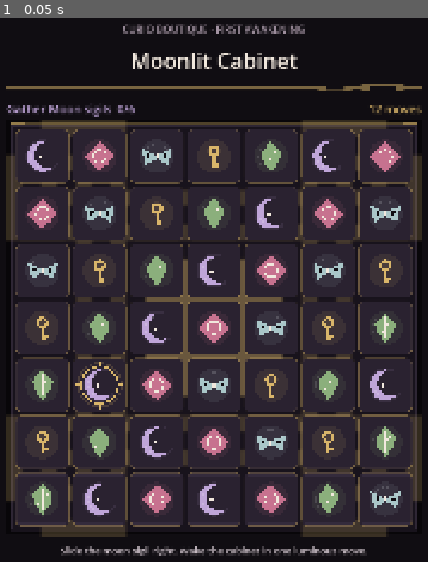
Above: before the commit, frame 1.
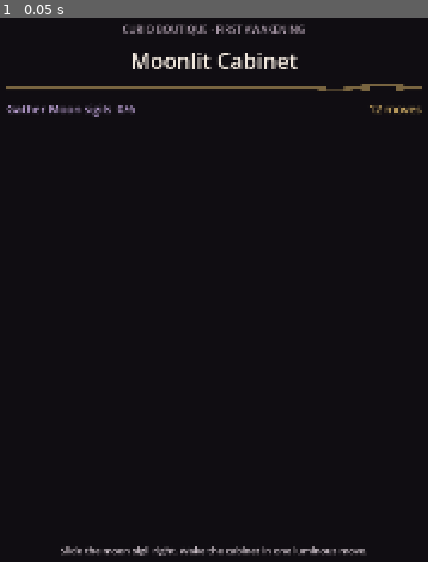
Above: after the commit, the same moment.

Repository: Jay-prodesign/akilta-match3
Game: Godot game, scene res://src/app/app_bootstrap.tscn
The game is run twice, just before and just after one commit, with the same random seed, the same clock (stepped at 60 frames per second) and the same inputs.
Inputs:
- Up to frame 1 (0.05 s): no input

The runs differ from the first frame. In frame 1, 67% of the frame differs, in the area x 1-99%, y 18-96%.
Error after the commit: Parse Error: Variable "_candidate_frame_texture" has the same name as a previously declared variable. (res://src/match3/presentation/board_view.gd:53)

Commit message:
fix: load candidate UI chrome without import cache

Diff:
--- a/src/match3/presentation/board_view.gd
+++ b/src/match3/presentation/board_view.gd
@@ -49,6 +49,7 @@
 var _motion_active: bool = false
 var _motion_items: Array[Dictionary] = []
 var _reveal_at: Dictionary = {}
+var _candidate_frame_texture: Texture2D
 var _candidate_frame_texture: ImageTexture
 
 func _ready() -> void:
--- a/src/ui/gameplay/gameplay_screen.gd
+++ b/src/ui/gameplay/gameplay_screen.gd
@@ -24,6 +24,7 @@
 
 @onready var eyebrow_label: Label = $Layout/Eyebrow
 @onready var title_label: Label = $Layout/Title
+@onready var title_divider: TextureRect = $Layout/TitleDivider
 @onready var board_view = $Layout/BoardView
 @onready var objective_label: Label = $Layout/HUD/Objective
 @onready var moves_label: Label = $Layout/HUD/Moves
@@ -188,3 +189,14 @@
 	divider.stretch_mode = TextureRect.STRETCH_SCALE
 	layout.add_child(divider)
 	layout.move_child(divider, min(2, layout.get_child_count() - 1))
+
+
+func _load_candidate_divider() -> void:
+	if title_divider == null:
+		return
+	var path := "res://assets/candidate/third_party/kenney/fantasy-ui-borders/divider-004.png"
+	var image := Image.load_from_file(ProjectSettings.globalize_path(path))
+	if image == null or image.is_empty():
+		title_divider.visible = false
+		return
+	title_divider.texture = ImageTexture.create_from_image(image)
